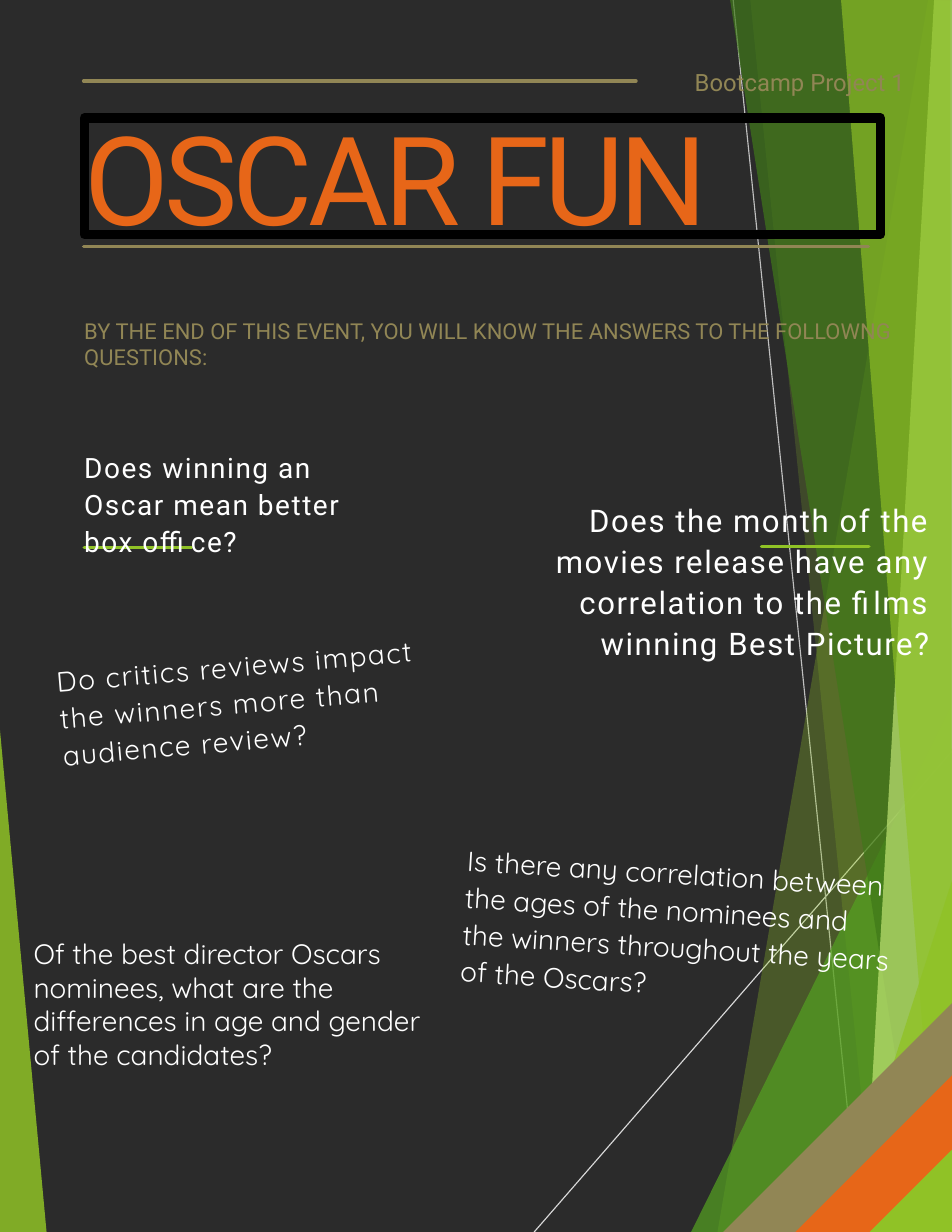
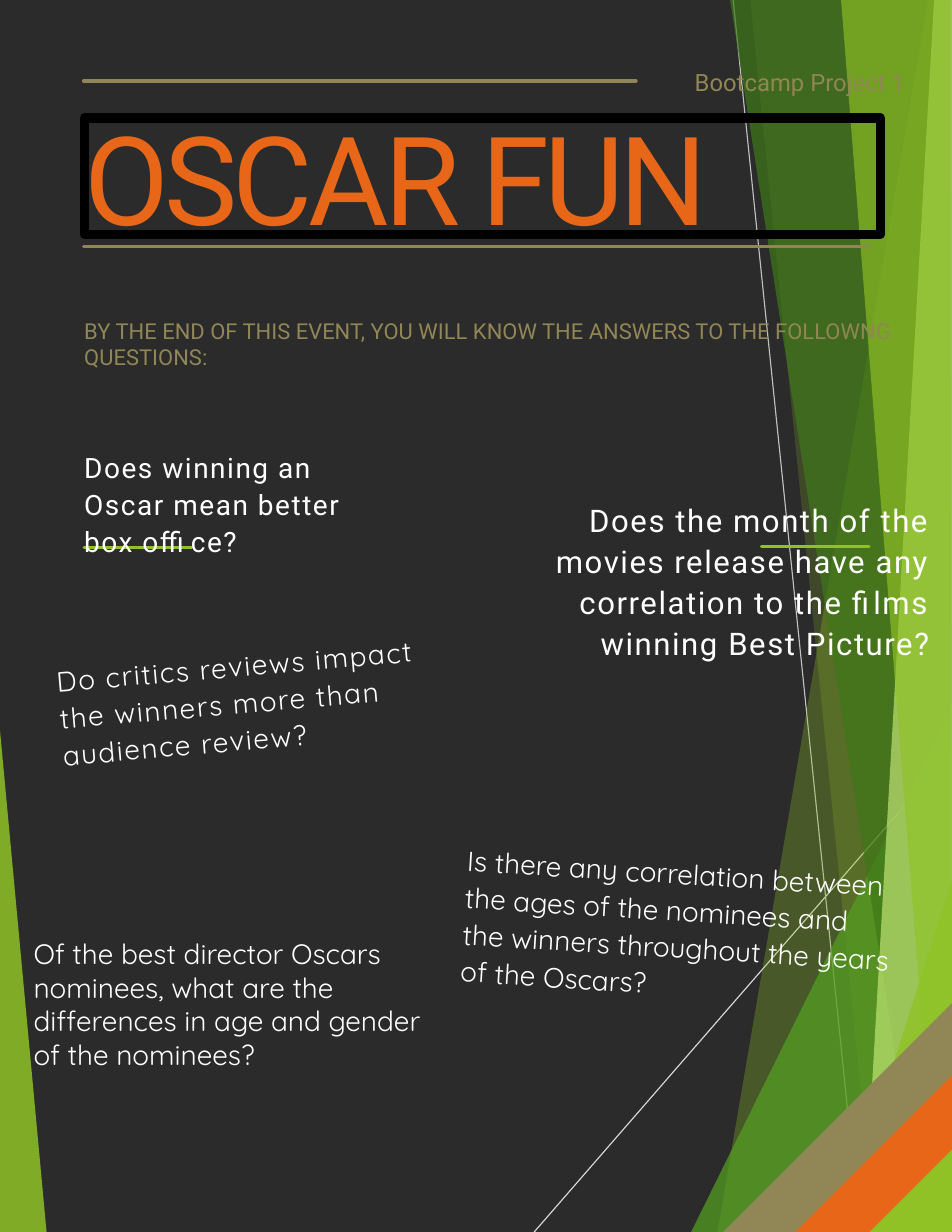
Before and after one commit to newton1021/project1, a slide deck: slide 2 of ANALYZING THE OSCARS.pptx. Drawn at 952x1232 pixels with LibreOffice and Linux fonts; fonts in the diff are those of the drawing; background and template pictures are left out; a plain dark background stands for a picture behind light text. Boxes give left, top, right and bottom in pixels: in the first picture for what was removed or moved away, otherwise in the second. Text is boxed around its words. In the diff, an @@ line names an element or a change of style, - is before the commit and + after.

```diff
--- a/ANALYZING THE OSCARS.pptx
+++ b/ANALYZING THE OSCARS.pptx
@@ text at <box>34,943,421,1066</box>: text changed @@
-Of the best director Oscars nominees, what are the differences in age and gender of the candidates?
+Of the best director Oscars nominees, what are the differences in age and gender of the nominees?
```
Also in this commit, not shown: 1 other slide changed, 2 slides added, 1 other file.
